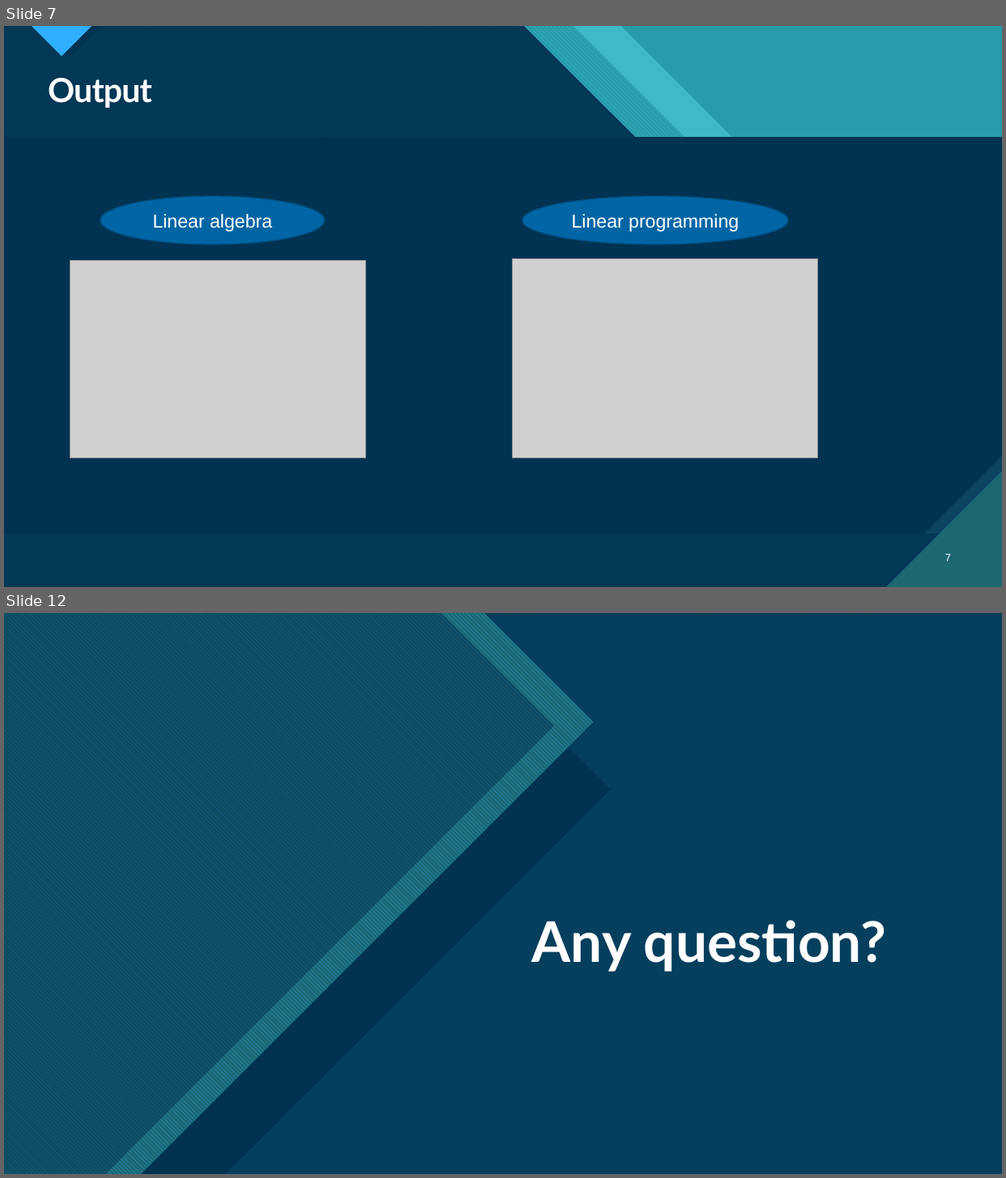
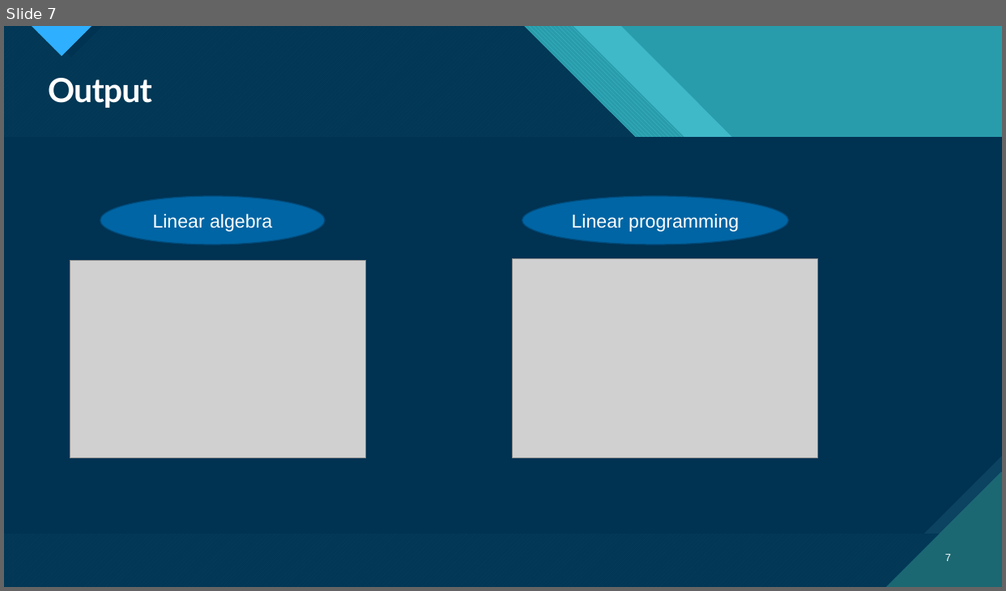
Before and after one commit to mdSakibAlHasan/Mobile_banking, a slide deck: SOFTWARE PROJECT LAB-1.pptx. Shown one above the other, each under a label of ours: slides 7 and 12 before the commit, slide 7 after it; the slides between them are not shown. The pictures are 1006x1178 and 1006x591 pixels, drawn with LibreOffice and Linux fonts; fonts in the diff are those of the drawing; grey boxes stand for pictures. Boxes give left, top, right and bottom in pixels: in the first picture for what was removed or moved away, otherwise in the second. Text is boxed around its words. In the diff, an @@ line names an element or a change of style, - is before the commit and + after.

```diff
--- a/SOFTWARE PROJECT LAB-1.pptx
+++ b/SOFTWARE PROJECT LAB-1.pptx
@@ slide 12 removed at <box>4,613,1002,1174</box>, background #FFFFFF; not listed: 9 template elements that a slide beside it also shows @@
@@ rectangle removed at <box>4,613,1002,1174</box> @@
@@ freeform shape removed at <box>4,613,1002,1174</box> @@
@@ freeform shape removed at <box>4,613,1002,1174</box> @@
@@ freeform shape removed at <box>4,613,1002,1174</box> @@
@@ freeform shape removed at <box>4,613,611,1174</box> @@
@@ freeform shape removed at <box>4,613,594,1174</box> @@
@@ freeform shape removed at <box>4,613,555,1174</box> @@
@@ title removed at <box>532,920,886,972</box> @@
-Any question?
```
Also in this commit, not shown: 5 slides changed, 1 slide added, 1 other slide removed.
